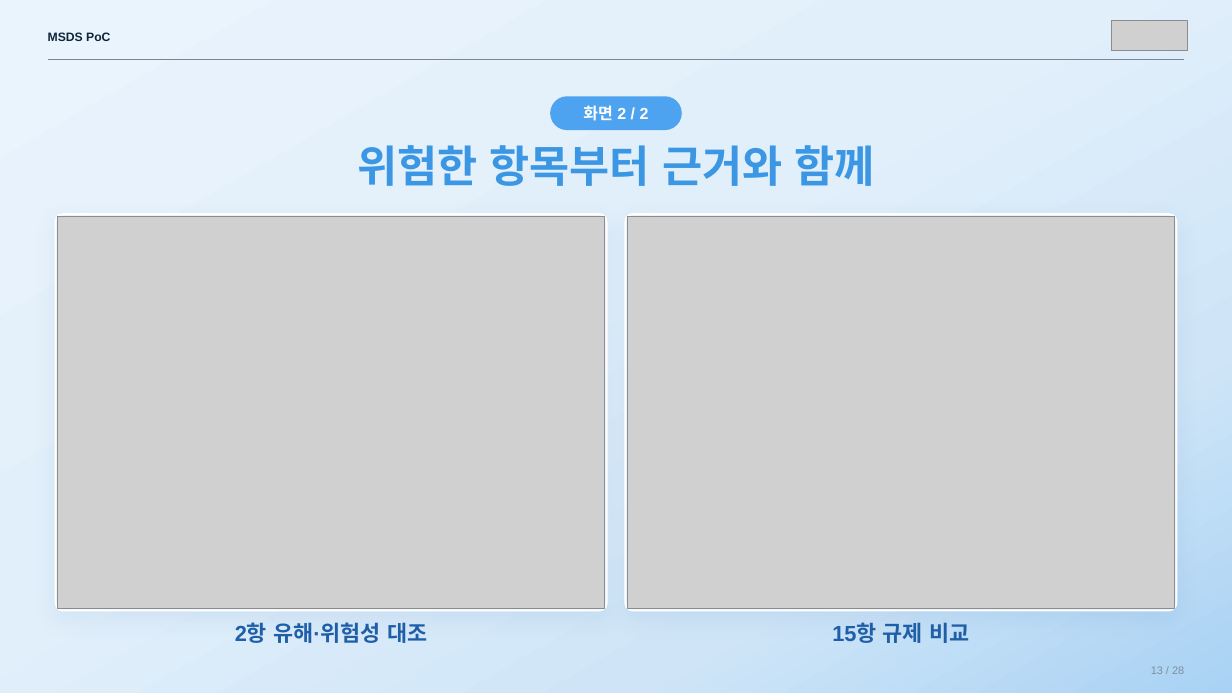
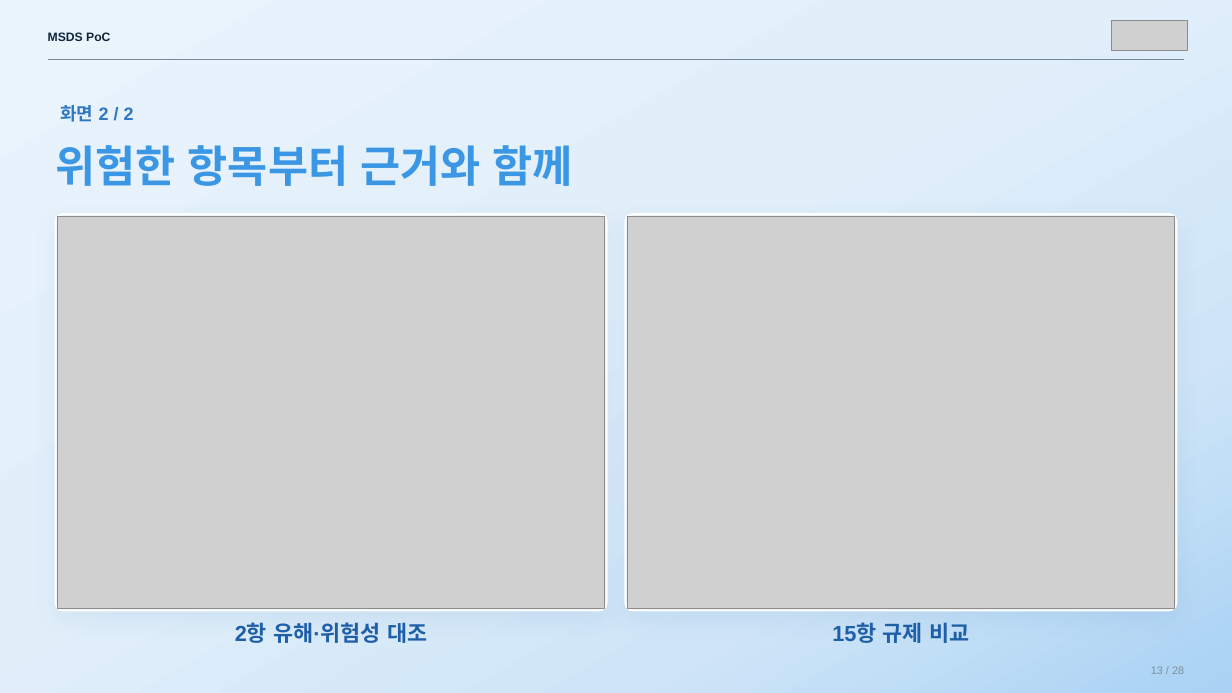
Before and after one commit to sunub/for-digital-divide, a slide deck: slide 13 of MSDS_PoC_flat.pptx. Drawn at 1232x693 pixels with LibreOffice and Linux fonts; fonts in the diff are those of the drawing; grey boxes stand for pictures. Boxes give left, top, right and bottom in pixels: in the first picture for what was removed or moved away, otherwise in the second. Text is boxed around its words. In the diff, an @@ line names an element or a change of style, - is before the commit and + after.

```diff
--- a/MSDS_PoC_flat.pptx
+++ b/MSDS_PoC_flat.pptx
@@ text "화면 2 / 2": place and size @@
-text "화면 2 / 2" at (550,96,681,130)
+text "화면 2 / 2" at (60,105,134,122)
@@ text "화면 2 / 2" at (60,105,134,122): size 12.5 to 14 pt, text colour #FFFFFF to #2F78C4; alignment centre to left; fill #4DA3F0 to none @@
@@ text "위험한 항목부터 근거와 함께": place and size @@
-text "위험한 항목부터 근거와 함께" at (357,145,875,186)
+text "위험한 항목부터 근거와 함께" at (55,145,573,186)
@@ text "위험한 항목부터 근거와 함께" at (55,145,573,186): alignment centre to left @@
```
Also in this commit, not shown: 24 other slides changed.
